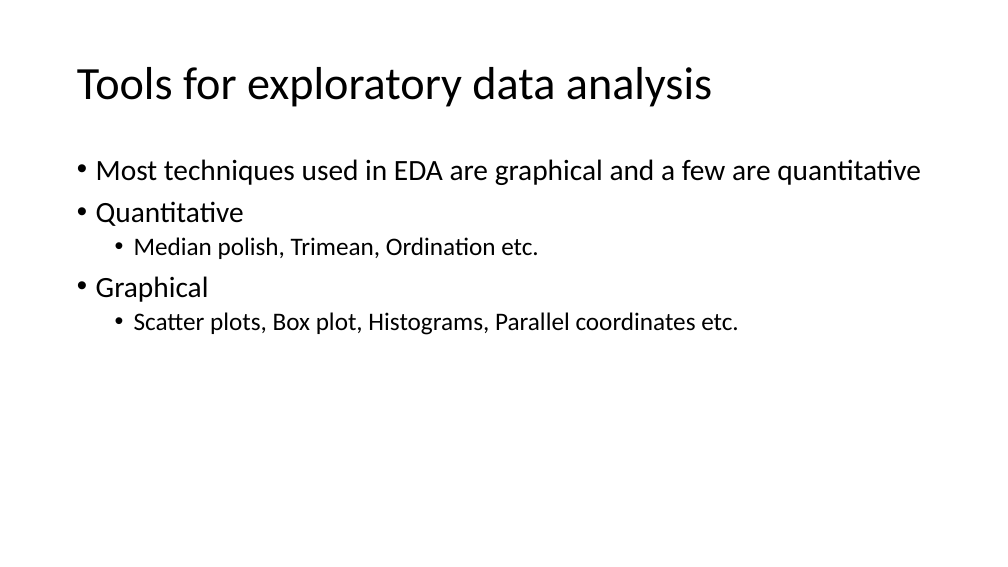
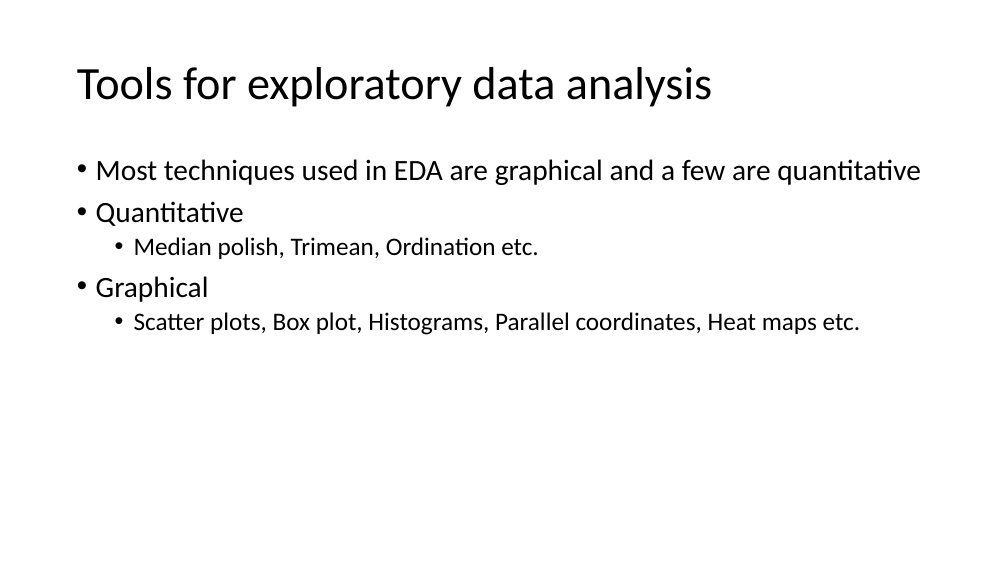
Before and after one commit to urmi-21/MOGtutorial, a slide deck: slide 3 of EDA_MOG.pptx. Drawn at 1008x567 pixels with LibreOffice and Linux fonts; fonts in the diff are those of the drawing. Boxes give left, top, right and bottom in pixels: in the first picture for what was removed or moved away, otherwise in the second. Text is boxed around its words. In the diff, an @@ line names an element or a change of style, - is before the commit and + after.

Commit message:
ppt1

```diff
--- a/EDA_MOG.pptx
+++ b/EDA_MOG.pptx
@@ text at [134, 312, 861, 335]: text changed @@
-  • Scatter plots, Box plot, Histograms, Parallel coordinates etc.
+  • Scatter plots, Box plot, Histograms, Parallel coordinates, Heat maps etc.
```
Also in this commit, not shown: 4 slides added, 6 other files.
